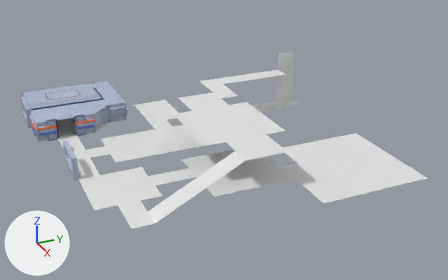
The Blender file art/base.blend, before and after one commit.
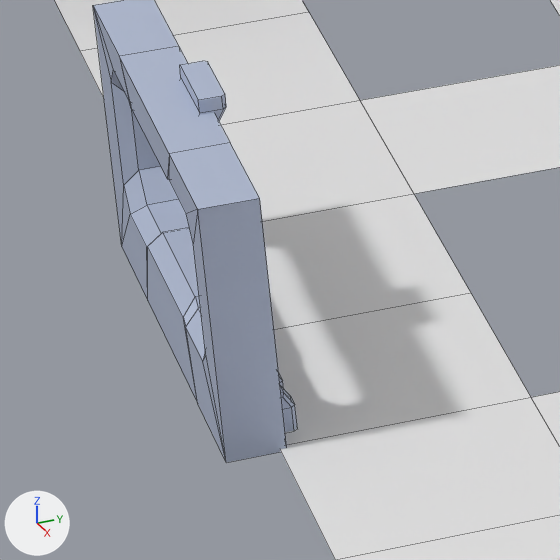
Old and new are each drawn whole from a 50 mm camera at (35.57, -3.24, 14.39) aimed at (8.32, 9.02, 0.77) and again close up on the part from 12% to 23% of the width and 50% to 68% of the height. Lighting does not change. The marker at lower left points along +X, +Y and +Z. The close-ups show mesh edges as thin lines.

Names of what the first close-up shows: 'Cube.009', 'Shape'.
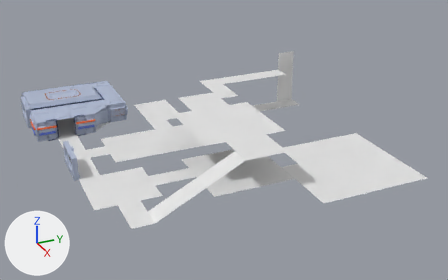
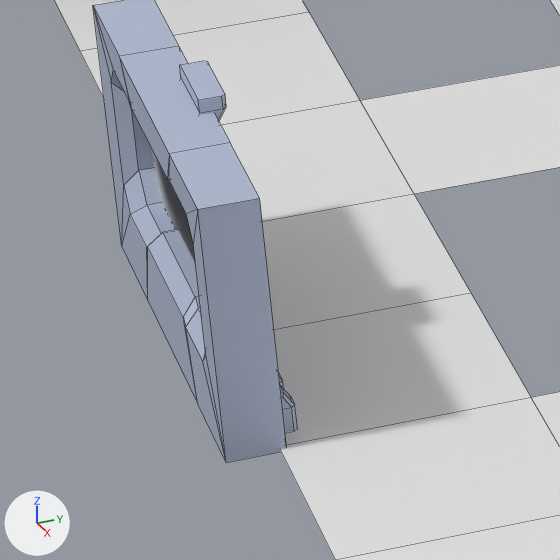
Location of each change, [x1, y1, x2, y2] in pixels of the close-ups (560 x 560 px):
'Window', added
    after: [151, 148, 195, 262]

Diff of the bpy script that builds the scene:
```diff
--- a/art/base.blend.py
+++ b/art/base.blend.py
@@ img_frost_png @@
+img_frost_png = load_image('frost.png', '../game/assets/textures/frost.png', 1400, 508, 'sRGB')
@@ mat_frosty @@
+mat_frosty = principled_material('frosty')
+mat_frosty.texture = img_frost_png
@@ me_cube_016 @@
+me_cube_016.from_pydata(...)  # 8 vertices, 2 faces; spans x 1.22..9.83, y -0.04..0.96, z 1.33..1.91
+me_cube_016.materials.append(mat_frosty)  # picture img_frost_png
@@ ob_window @@
+ob_window = bpy.data.objects.new('Window', me_cube_016)
+ob_window.location = (0.0, -0.049, 0.0)
```
